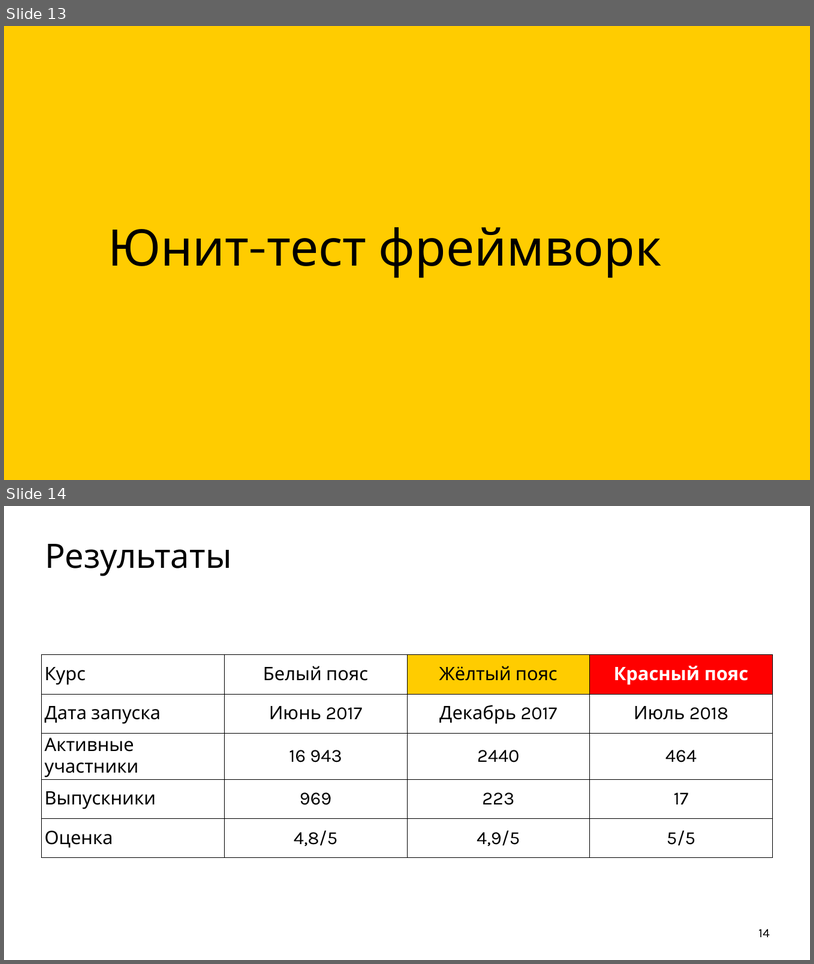
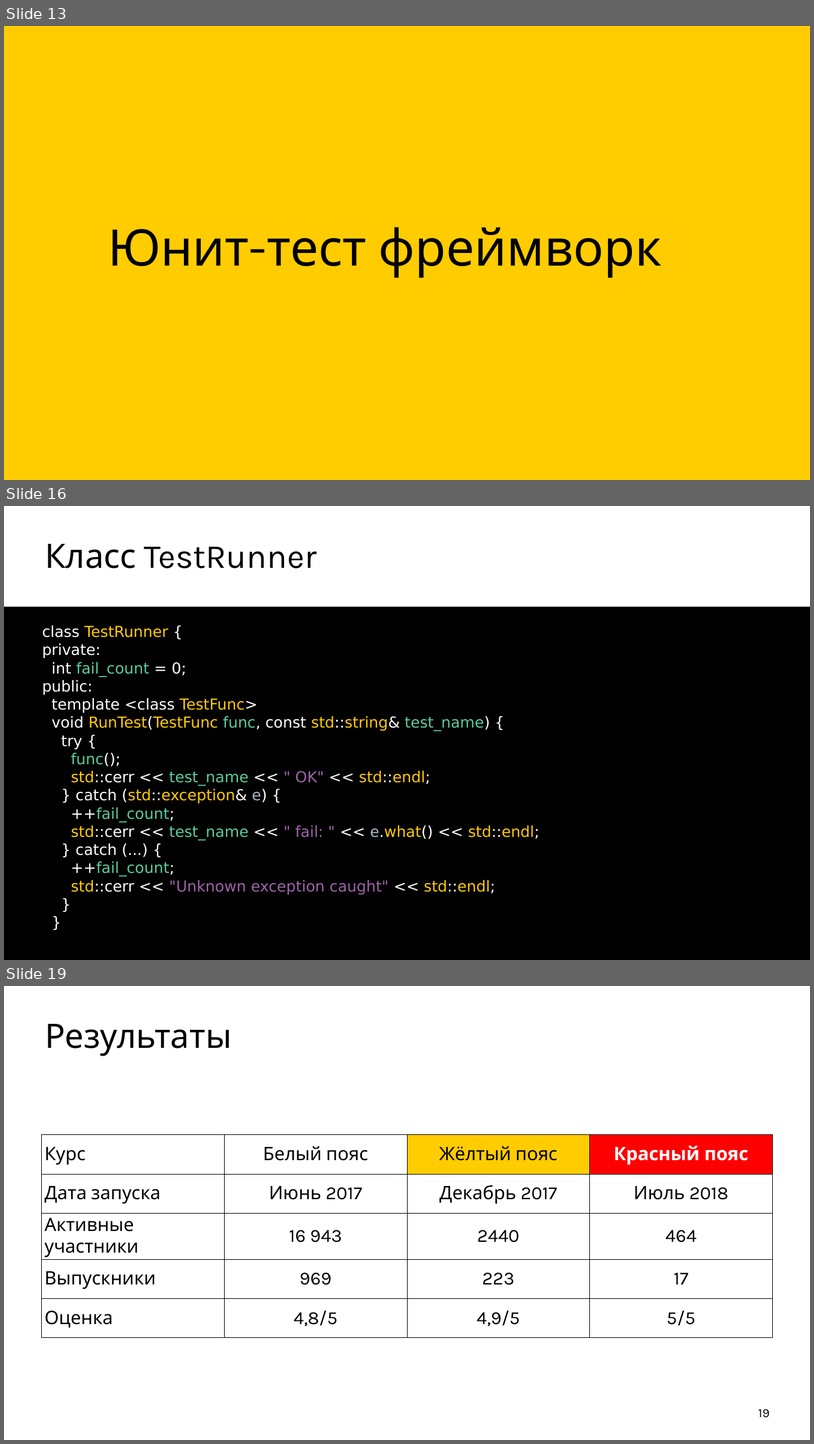
Before and after one commit to ishfb/cpprus18, a slide deck: slides.pptx. Shown one above the other, each under a label of ours: slides 13 and 14 before the commit, slides 13, 16 and 19 after it; the slides between them are not shown. The pictures are 814x964 and 814x1444 pixels, drawn with LibreOffice and Linux fonts; fonts in the diff are those of the drawing; background and template pictures are left out. Boxes give left, top, right and bottom in pixels: in the first picture for what was removed or moved away, otherwise in the second. Text is boxed around its words. In the diff, an @@ line names an element or a change of style, - is before the commit and + after.

```diff
--- a/slides.pptx
+++ b/slides.pptx
@@ slide 16 added at (4, 506, 810, 960), background #FFFFFF @@
@@ title added at (45, 544, 317, 568), 80 pt, text #000000 @@
+Класс TestRunner
@@ text added at (4, 607, 810, 960), fill #000000, 36 pt, text #FFFFFF @@
+class TestRunner {
+private:
+int fail_count = 0;
+public:
+template <class TestFunc>
+void RunTest(TestFunc func, const std::string& test_name) {
+try {
+func();
+std::cerr << test_name << " OK" << std::endl;
+} catch (std::exception& e) {
+++fail_count;
+std::cerr << test_name << " fail: " << e.what() << std::endl;
+} catch (...) {
+++fail_count;
+std::cerr << "Unknown exception caught" << std::endl;
+}
+}
@@ what was slide 14 is now slide 19 @@
@@ page number at (759, 1408, 770, 1417): text changed @@
-14
+19
```
Also in this commit, not shown: 4 other slides added.
